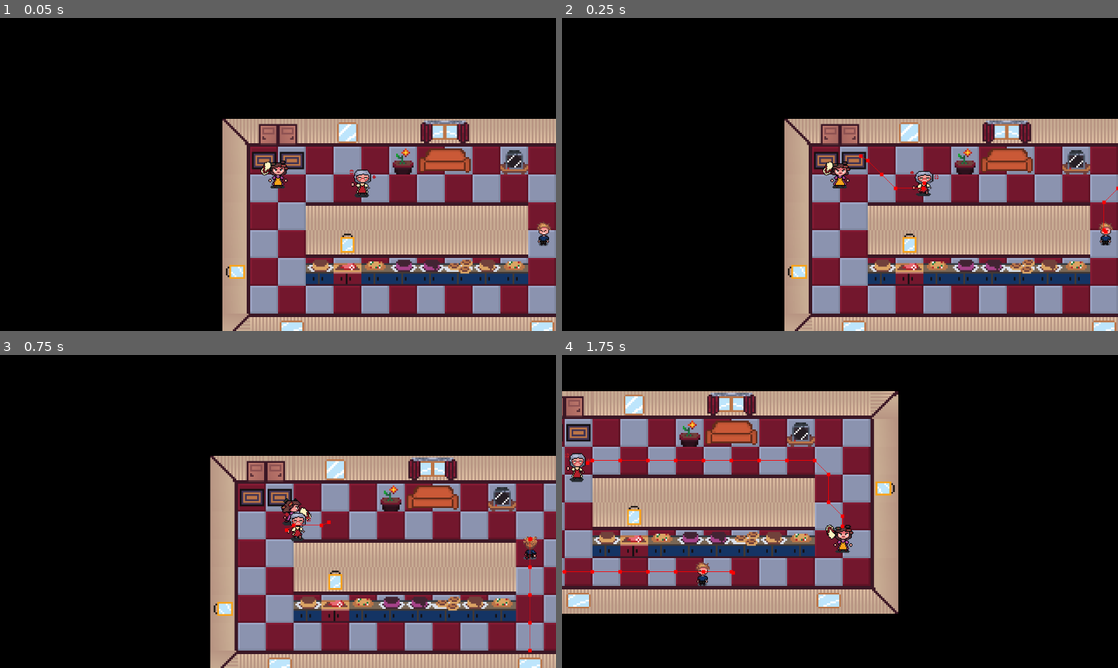
Above: before the commit, frames 1-4 (two rows, left to right).
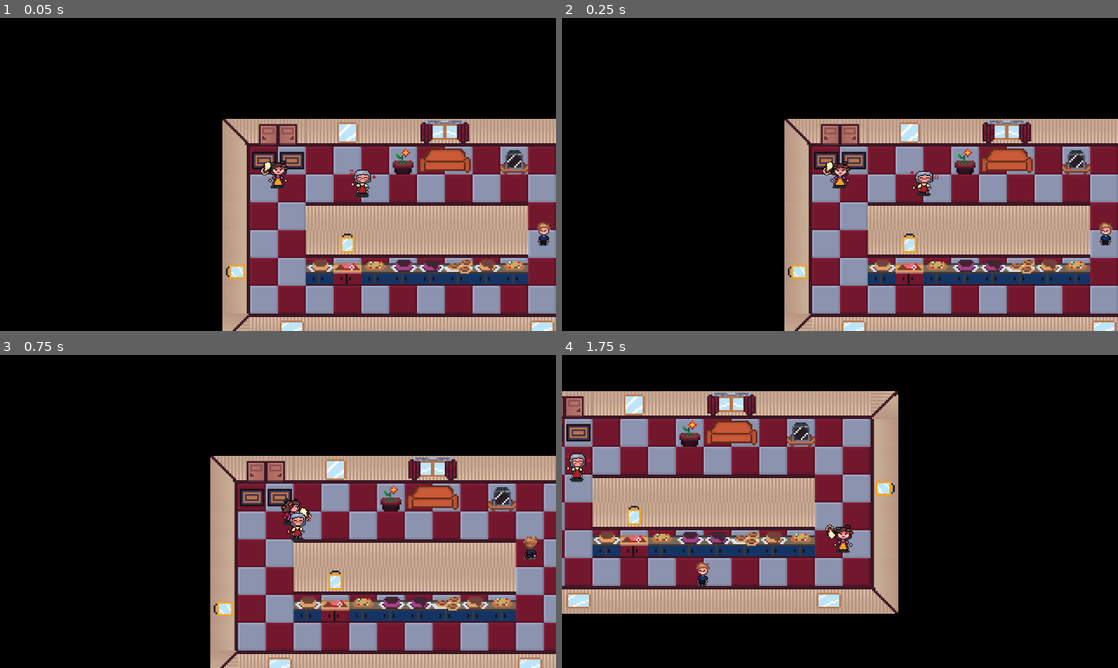
Above: after the commit, the same moments.

Repository: alfroids/Mama-Bazooka-
Game: Godot game, scene res://scenes/level/level.tscn
The game is run twice, just before and just after one commit, with the same random seed, the same clock (stepped at 60 frames per second) and the same inputs. This scene is started directly instead of the project's main scene.
Inputs (mouse positions are in pixels of both pictures, inside the frame that each line leads up to):
- Up to frame 1 (0.05 s): no input
- Up to frame 2 (0.25 s): no input
- Up to frame 3 (0.75 s): move the mouse to (400, 495) at 0.52 s; press the mouse at (400, 495) at 0.53 s; hold D (move_right) from 0.53 s (still down)
- Up to frame 4 (1.75 s): move the mouse to (728, 527) at 1.27 s; release D (move_right) at 1.28 s; release the mouse at (728, 527) at 1.28 s; hold S (move_down) from 1.28 s (still down); click (728, 527) at 1.35 s

Frame 1 is identical in both runs. In frame 2, 0.1% of the frame differs, in the area x 53-100%, y 43-69%; in frame 3, 0.1%; in frame 4, 0.3%, in the area x 0-51%, y 33-71%.

Commit message:
Hide debugs and create intro warning

Diff:
--- a/scenes/child/child.gd
+++ b/scenes/child/child.gd
@@ -85,13 +85,20 @@
 		sprite.play(&"fainted")
 		anchor.visible = false
 	else:
-		sprite.rotation = 3 * PI / 4
+		sprite.rotation = PI / 2
+		sprite.position = 16 * Vector2.LEFT
 		var tween: Tween = create_tween()
 		tween.tween_property(
 			sprite,
 			^"rotation",
 			0,
 			0.25,
+		).set_trans(Tween.TRANS_ELASTIC).set_ease(Tween.EASE_OUT)
+		tween.parallel().tween_property(
+			sprite,
+			^"position",
+			Vector2.ZERO,
+			0.25
 		).set_trans(Tween.TRANS_ELASTIC).set_ease(Tween.EASE_OUT)
 
 		#var hit_size = hit_sounds.size()
--- a/scenes/child/child.tscn
+++ b/scenes/child/child.tscn
@@ -32,7 +32,6 @@
 
 [node name="NavigationAgent2D" type="NavigationAgent2D" parent="."]
 path_postprocessing = 1
-debug_enabled = true
 
 [node name="NavUpdateTimer" type="Timer" parent="."]
 wait_time = 0.2
--- /dev/null
+++ b/scenes/cutscenes/intro_warning.tscn
@@ -0,0 +1,145 @@
+[gd_scene load_steps=5 format=3 uid="uid://deu3hxscqjkrt"]
+
+[ext_resource type="Script" path="res://scenes/cutscenes/intro_slide.gd" id="1_nniy0"]
+
+[sub_resource type="Animation" id="Animation_6cnr2"]
+length = 0.001
+tracks/0/type = "value"
+tracks/0/imported = false
+tracks/0/enabled = true
+tracks/0/path = NodePath("VBoxContainer/Label1:modulate")
+tracks/0/interp = 1
+tracks/0/loop_wrap = true
+tracks/0/keys = {
+"times": PackedFloat32Array(0),
+"transitions": PackedFloat32Array(1),
+"update": 0,
+"values": [Color(1, 1, 1, 0)]
+}
+tracks/1/type = "value"
+tracks/1/imported = false
+tracks/1/enabled = true
+tracks/1/path = NodePath("VBoxContainer/Label2:modulate")
+tracks/1/interp = 1
+tracks/1/loop_wrap = true
+tracks/1/keys = {
+"times": PackedFloat32Array(0),
+"transitions": PackedFloat32Array(1),
+"update": 0,
+"values": [Color(1, 1, 1, 0)]
+}
+tracks/2/type = "value"
+tracks/2/imported = false
+tracks/2/enabled = true
+tracks/2/path = NodePath("VBoxContainer/Label3:modulate")
+tracks/2/interp = 1
+tracks/2/loop_wrap = true
+tracks/2/keys = {
+"times": PackedFloat32Array(0),
+"transitions": PackedFloat32Array(1),
+"update": 0,
+"values": [Color(1, 1, 1, 0)]
+}
+
+[sub_resource type="Animation" id="Animation_c1ggp"]
+resource_name = "fade_in"
+length = 7.0
+step = 0.25
+tracks/0/type = "method"
+tracks/0/imported = false
+tracks/0/enabled = true
+tracks/0/path = NodePath(".")
+tracks/0/interp = 1
+tracks/0/loop_wrap = true
+tracks/0/keys = {
+"times": PackedFloat32Array(7),
+"transitions": PackedFloat32Array(1),
+"values": [{
+"args": [],
+"method": &"transition"
+}]
+}
+tracks/1/type = "value"
+tracks/1/imported = false
+tracks/1/enabled = true
+tracks/1/path = NodePath("VBoxContainer/Label1:modulate")
+tracks/1/interp = 1
+tracks/1/loop_wrap = true
+tracks/1/keys = {
+"times": PackedFloat32Array(0, 1.5),
+"transitions": PackedFloat32Array(1, 1),
+"update": 0,
+"values": [Color(1, 1, 1, 0), Color(1, 1, 1, 1)]
+}
+tracks/2/type = "value"
+tracks/2/imported = false
+tracks/2/enabled = true
+tracks/2/path = NodePath("VBoxContainer/Label2:modulate")
+tracks/2/interp = 1
+tracks/2/loop_wrap = true
+tracks/2/keys = {
+"times": PackedFloat32Array(2, 3.5),
+"transitions": PackedFloat32Array(1, 1),
+"update": 0,
+"values": [Color(1, 1, 1, 0), Color(1, 1, 1, 1)]
+}
+tracks/3/type = "value"
+tracks/3/imported = false
+tracks/3/enabled = true
+tracks/3/path = NodePath("VBoxContainer/Label3:modulate")
+tracks/3/interp = 1
+tracks/3/loop_wrap = true
+tracks/3/keys = {
+"times": PackedFloat32Array(4, 5.5),
+"transitions": PackedFloat32Array(1, 1),
+"update": 0,
+"values": [Color(1, 1, 1, 0), Color(1, 1, 1, 1)]
+}
+
+[sub_resource type="AnimationLibrary" id="AnimationLibrary_ipkfh"]
+_data = {
+"RESET": SubResource("Animation_6cnr2"),
+"fade_in": SubResource("Animation_c1ggp")
+}
+
+[node name="IntroEnding" type="Control"]
+layout_mode = 3
+anchors_preset = 15
+anchor_right = 1.0
+anchor_bottom = 1.0
+grow_horizontal = 2
+grow_vertical = 2
+script = ExtResource("1_nniy0")
+next_scene = "res://scenes/cutscenes/intro_slide1.tscn"
+
+[node name="VBoxContainer" type="VBoxContainer" parent="."]
+layout_mode = 1
+anchors_preset = 15
+anchor_right = 1.0
+anchor_bottom = 1.0
+grow_horizontal = 2
+grow_vertical = 2
+alignment = 1
+
+[node name="Label1" type="Label" parent="VBoxContainer"]
+modulate = Color(1, 1, 1, 0)
+layout_mode = 2
+text = "WARNING: music and sound may be loud."
+horizontal_alignment = 1
+
+[node name="Label2" type="Label" parent="VBoxContainer"]
+modulate = Color(1, 1, 1, 0)
+layout_mode = 2
+text = "For the intended experience, leave it that way."
+horizontal_alignment = 1
+
+[node name="Label3" type="Label" parent="VBoxContainer"]
+modulate = Color(1, 1, 1, 0)
+layout_mode = 2
+text = "(not recommended by health specialists)"
+horizontal_alignment = 1
+
+[node name="AnimationPlayer" type="AnimationPlayer" parent="."]
+libraries = {
+"": SubResource("AnimationLibrary_ipkfh")
+}
--- a/scenes/mother/mother.gd
+++ b/scenes/mother/mother.gd
@@ -48,6 +48,22 @@
 	stun_timer.start()
 	release_player()
 
+	sprite.rotation = PI / 2
+	sprite.position = 16 * Vector2.LEFT
+	var tween: Tween = create_tween()
+	tween.tween_property(
+		sprite,
+		^"rotation",
+		0,
+		0.25,
+	).set_trans(Tween.TRANS_ELASTIC).set_ease(Tween.EASE_OUT)
+	tween.parallel().tween_property(
+		sprite,
+		^"position",
+		Vector2.ZERO,
+		0.25
+	).set_trans(Tween.TRANS_ELASTIC).set_ease(Tween.EASE_OUT)
+
 
 func grab_player() -> void:
 	is_grabbing_player = true
--- a/scenes/mother/mother.tscn
+++ b/scenes/mother/mother.tscn
@@ -236,7 +236,6 @@
 
 [node name="NavigationAgent2D" type="NavigationAgent2D" parent="."]
 path_postprocessing = 1
-debug_enabled = true
 
 [node name="NavUpdateTimer" type="Timer" parent="."]
 wait_time = 0.2
--- a/scenes/tutorial/tutorial_child.tscn
+++ b/scenes/tutorial/tutorial_child.tscn
@@ -29,7 +29,6 @@
 
 [node name="NavigationAgent2D" type="NavigationAgent2D" parent="."]
 path_postprocessing = 1
-debug_enabled = true
 
 [node name="NavUpdateTimer" type="Timer" parent="."]
 wait_time = 0.2
